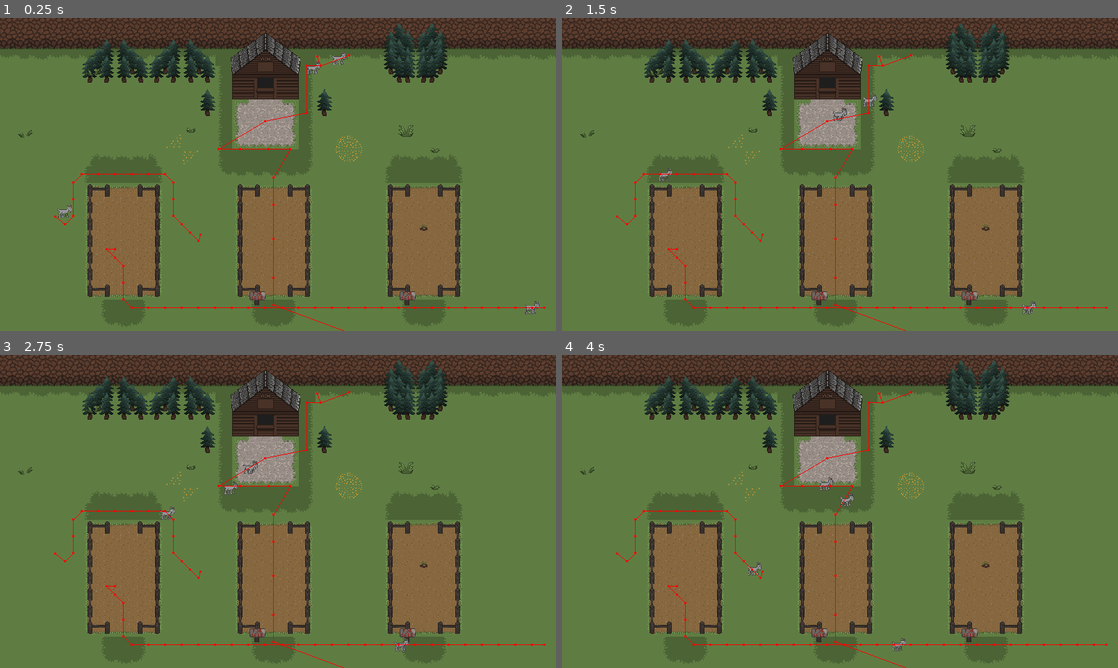
Above: before the commit, frames 1-4 (two rows, left to right).
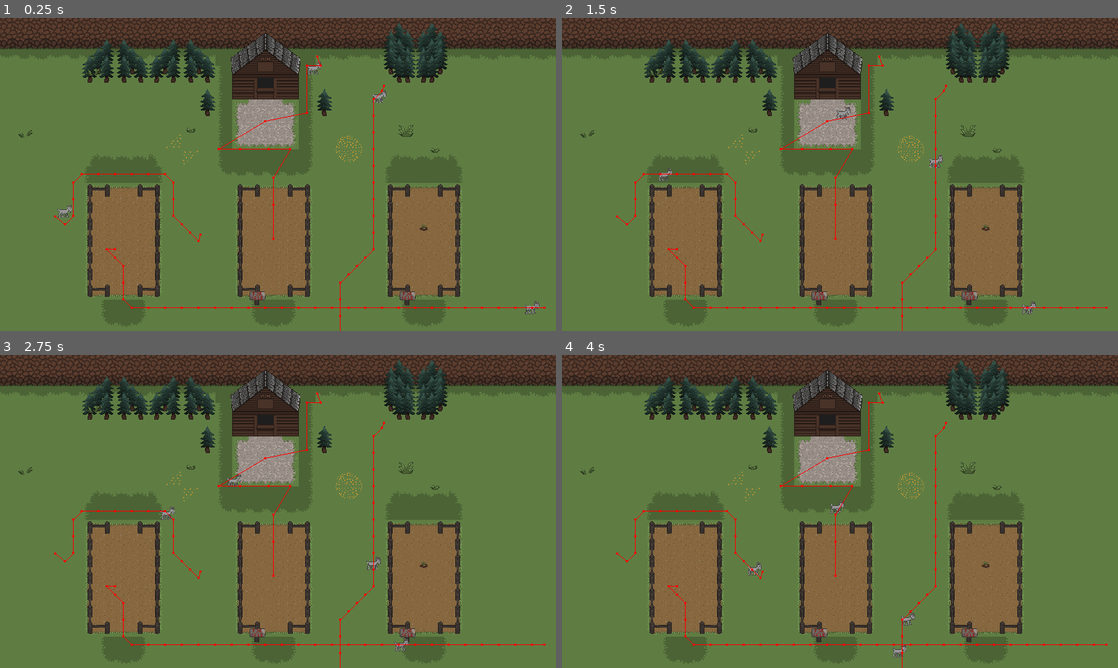
Above: after the commit, the same moments.

Repository: Random7-JF/PirateJam
Game: Godot game, scene res://scenes/world/world.tscn
Two runs of this game, one before a commit and one after it. Both use one fixed random seed, a clock stepped at 60 frames per second and the inputs below. The engine's default icon, where the game draws it, is replaced by a stand-in: a white triangle on a blue panel in a dark square.
Inputs:
- Up to frame 1 (0.25 s): no input
- Up to frame 2 (1.5 s): no input
- Up to frame 3 (2.75 s): no input
- Up to frame 4 (4 s): no input

The runs differ from the first frame. In frame 1, 0.3% of the frame differs, in the area x 49-70%, y 10-100%; in frame 2, 0.4%; in frame 3, 0.4%; in frame 4, 0.5%, in the area x 46-70%, y 11-100%.

Commit message:
redesign on world

Diff:
--- a/harvest-havoc/scenes/world/world.tscn
+++ b/harvest-havoc/scenes/world/world.tscn
@@ -99,7 +99,7 @@
 dest = Vector2(171, 401)
 
 [node name="Goat4" parent="." instance=ExtResource("3_jb4ie")]
-position = Vector2(607, 16)
+position = Vector2(674, 74)
 dest = Vector2(329, 702)
 
 [node name="Goat5" parent="." instance=ExtResource("3_jb4ie")]
